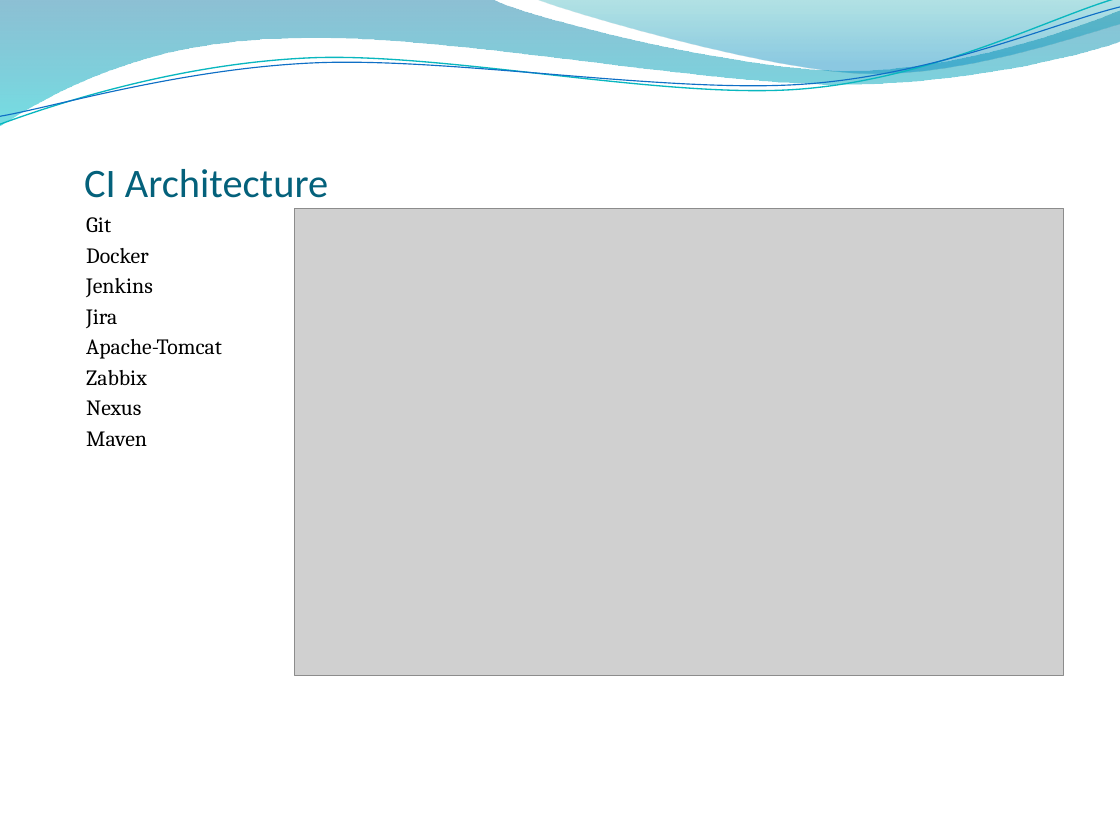
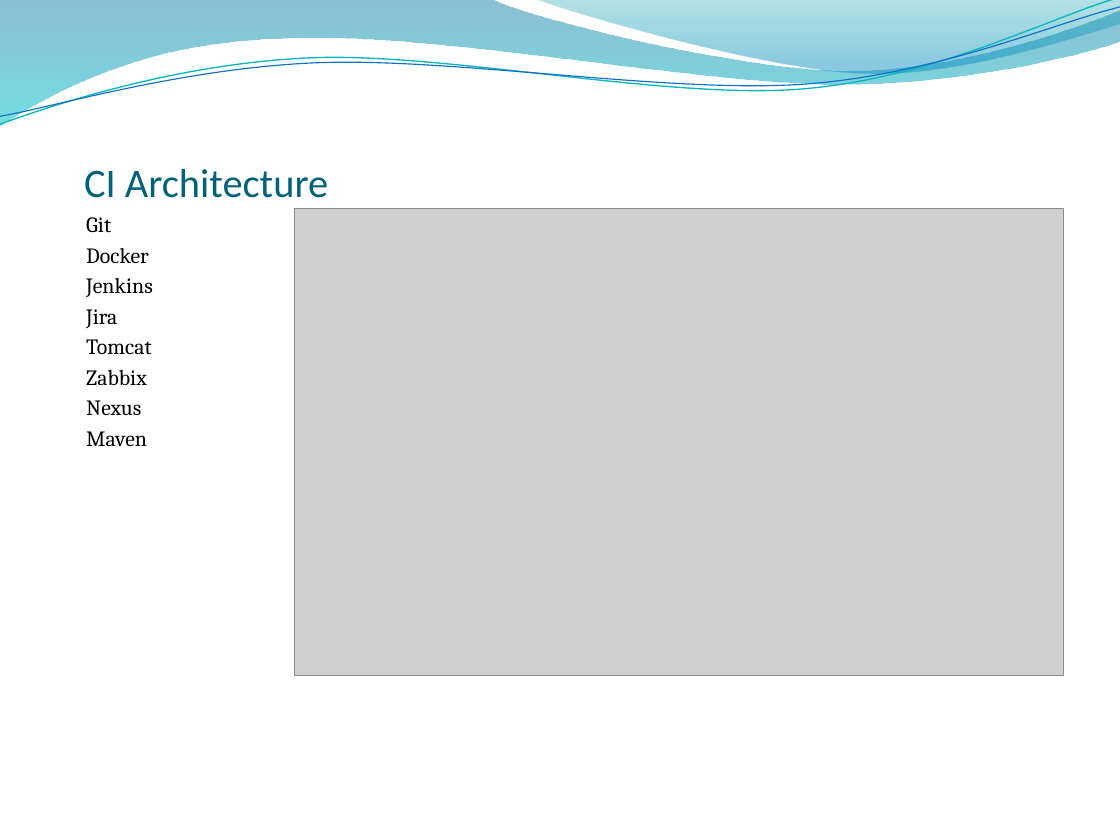
Before and after one commit to Brad94/Team2CIProject, a slide deck: slide 12 of Presentation.pptx (slide 10 before the commit). Drawn at 1120x840 pixels with LibreOffice and Linux fonts; fonts in the diff are those of the drawing; grey boxes stand for pictures; background and template pictures are left out. Boxes give left, top, right and bottom in pixels: in the first picture for what was removed or moved away, otherwise in the second. Text is boxed around its words. In the diff, an @@ line names an element or a change of style, - is before the commit and + after.

```diff
--- a/Presentation.pptx
+++ b/Presentation.pptx
@@ text at box(86, 339, 151, 355): text changed @@
-Apache-Tomcat
+Tomcat
```
Also in this commit, not shown: 9 other slides changed, 7 slides added.
